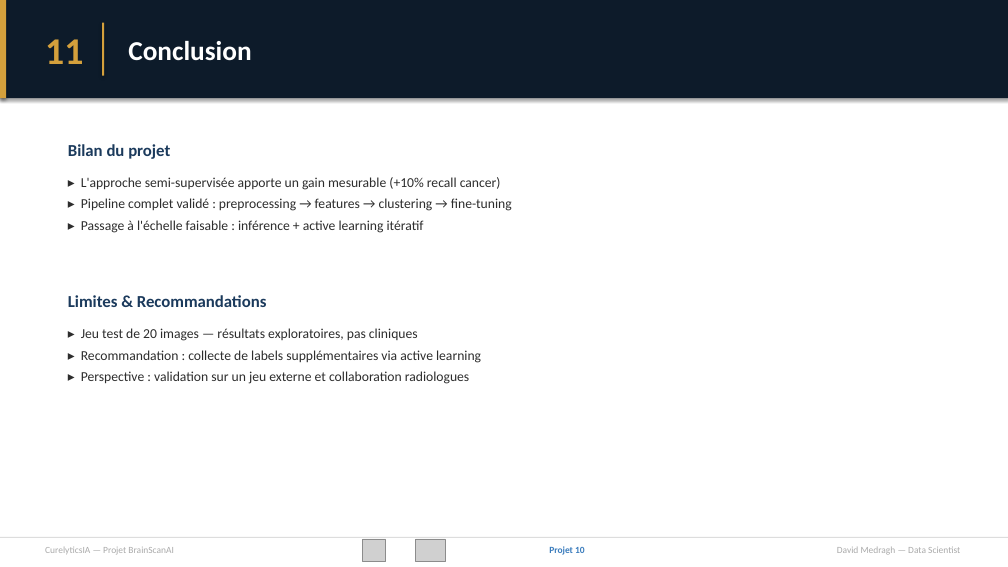
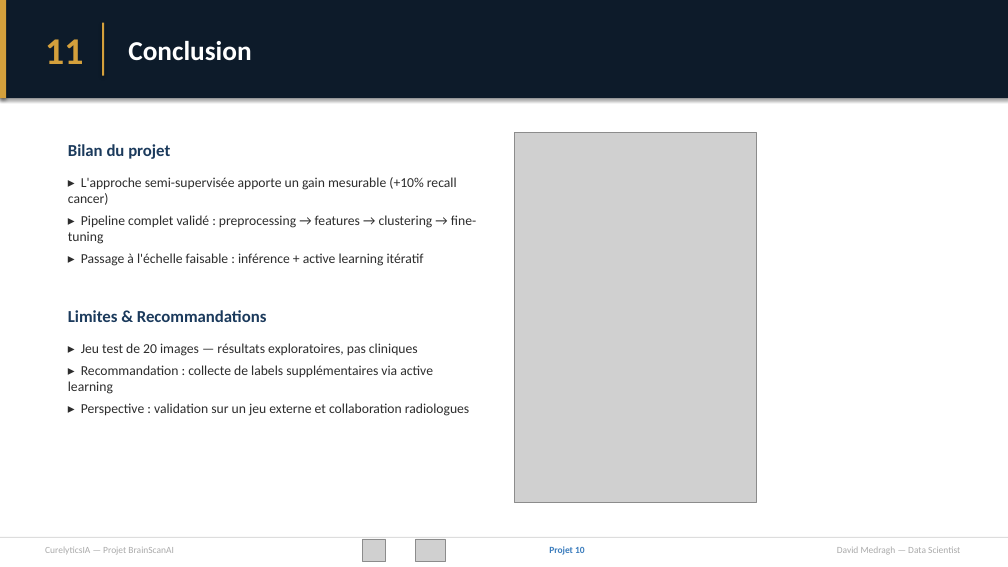
Before and after one commit to davidmedragh/projet10, a slide deck: slide 17 of livrables/projet10_presentation.pptx. Drawn at 1008x567 pixels with LibreOffice and Linux fonts; fonts in the diff are those of the drawing; grey boxes stand for pictures. Boxes give left, top, right and bottom in pixels: in the first picture for what was removed or moved away, otherwise in the second. Text is boxed around its words. In the diff, an @@ line names an element or a change of style, - is before the commit and + after.

```diff
--- a/livrables/projet10_presentation.pptx
+++ b/livrables/projet10_presentation.pptx
@@ text "Bilan du projet" rewrapped from (68,144,512,233) to (68,144,476,266) @@
@@ picture added at (514,132,757,503) @@
@@ text "Limites & Recommandations" rewrapped from (68,295,481,384) to (68,310,469,416) @@
```
Also in this commit, not shown: 14 other files.
